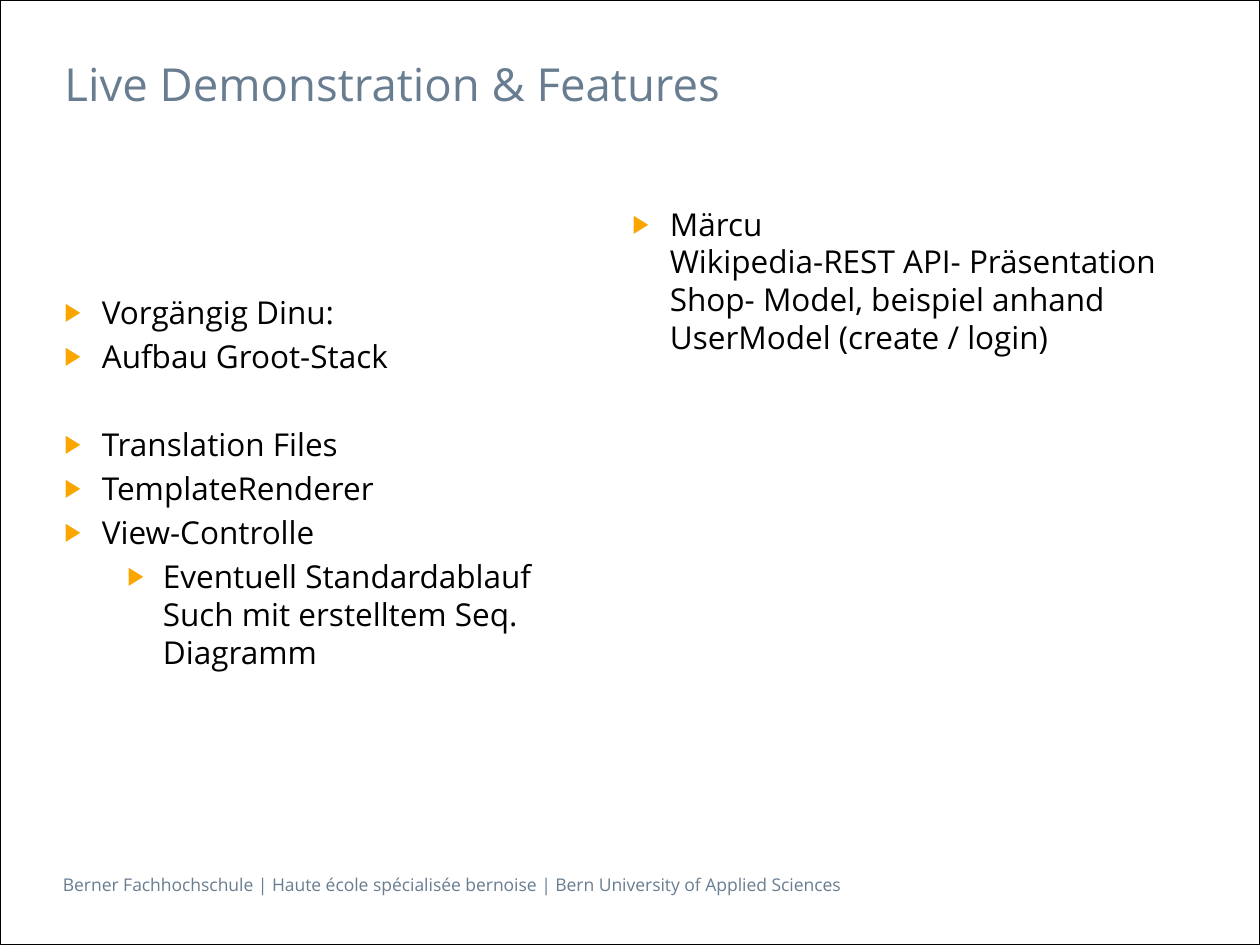
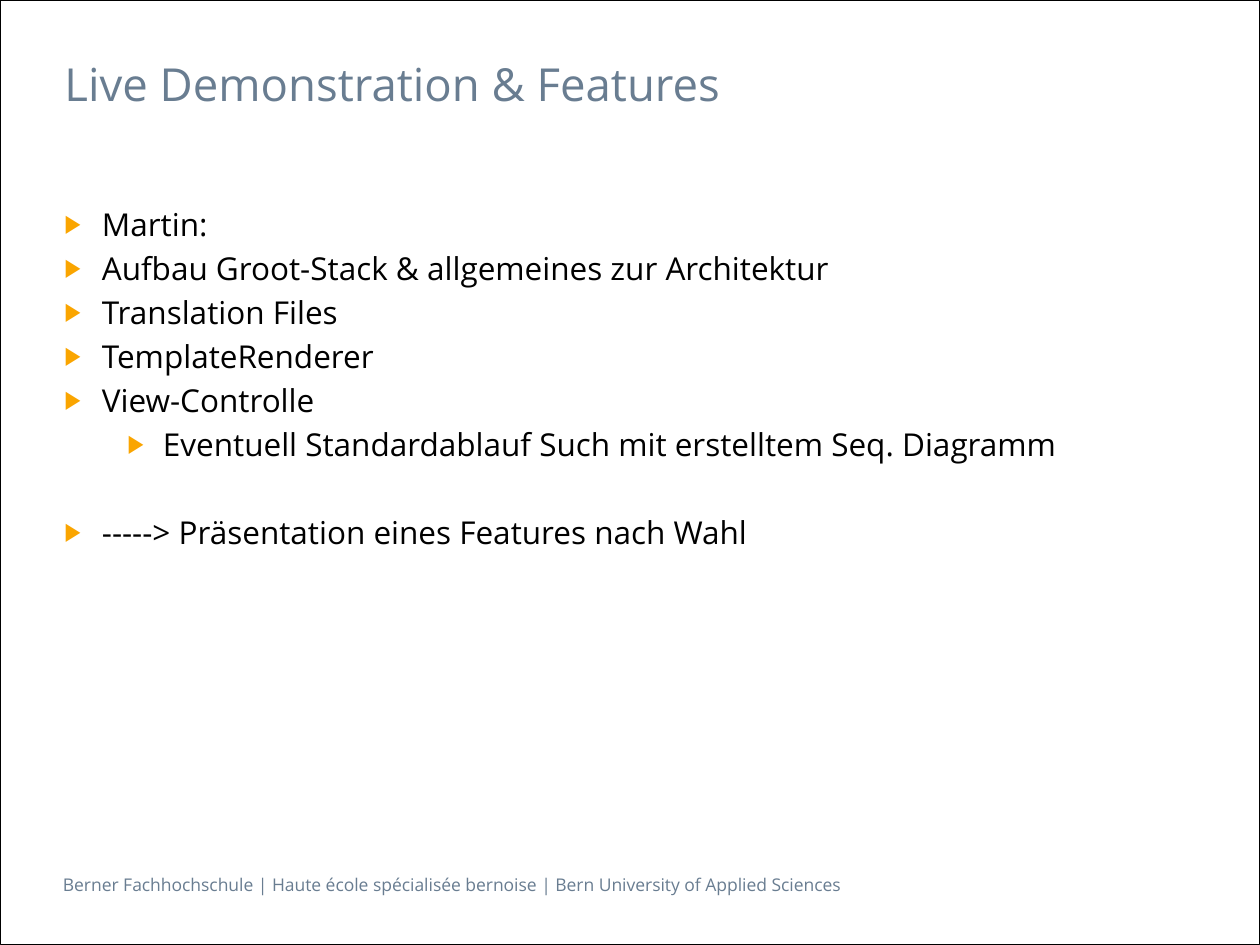
Before and after one commit to Makae/ch.bfh.bti7054.w2014.q.groot, a slide deck: slide 5 of trunk/doc/Presentation.pptx (slide 6 before the commit). Drawn at 1260x945 pixels with LibreOffice and Linux fonts; fonts in the diff are those of the drawing. Boxes give left, top, right and bottom in pixels: in the first picture for what was removed or moved away, otherwise in the second. Text is boxed around its words. In the diff, an @@ line names an element or a change of style, - is before the commit and + after.

```diff
--- a/trunk/doc/Presentation.pptx
+++ b/trunk/doc/Presentation.pptx
@@ text at <box>102,213,829,288</box>: text changed @@
-▶ Vorgängig Dinu:
-▶ Aufbau Groot-Stack
+▶ Martin:
+▶ Aufbau Groot-Stack & allgemeines zur Architektur
@@ text removed at <box>670,213,1156,357</box> @@
-▶ Märcu
-  Wikipedia-REST API- Präsentation Shop- Model, beispiel anhand UserModel (create / login)
@@ text at <box>179,520,747,545</box>: paragraph added @@
+▶ -----> Präsentation eines Features nach Wahl
```
Also in this commit, not shown: 4 other slides changed, 2 slides added, 4 slides removed.
